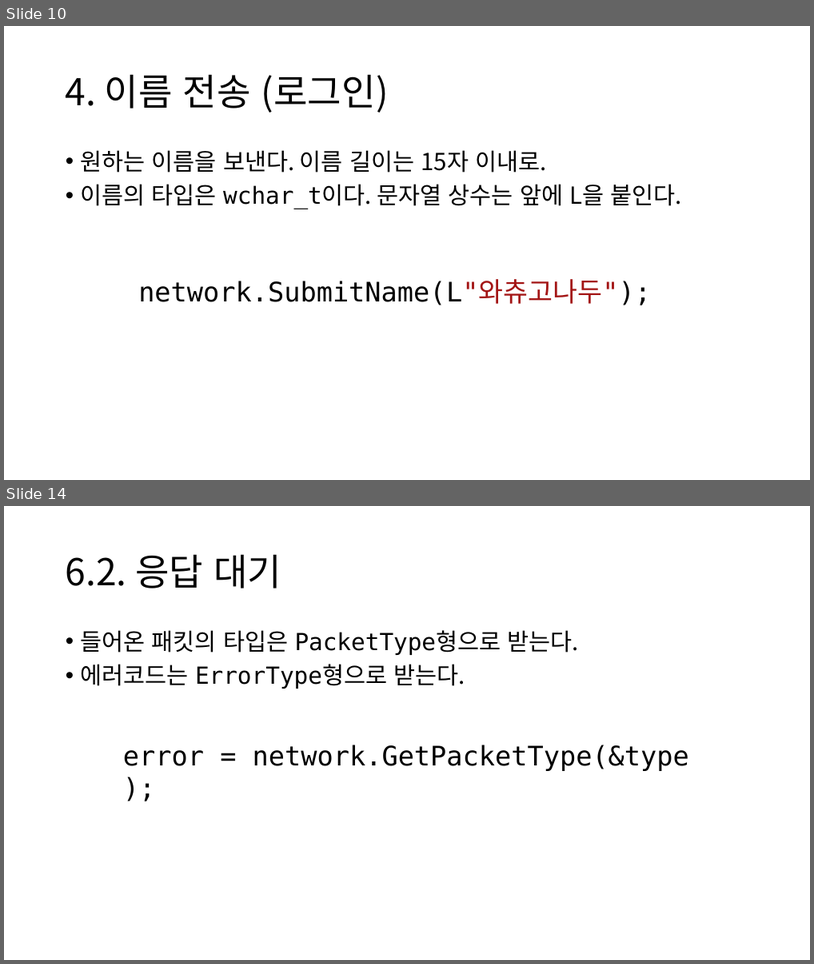
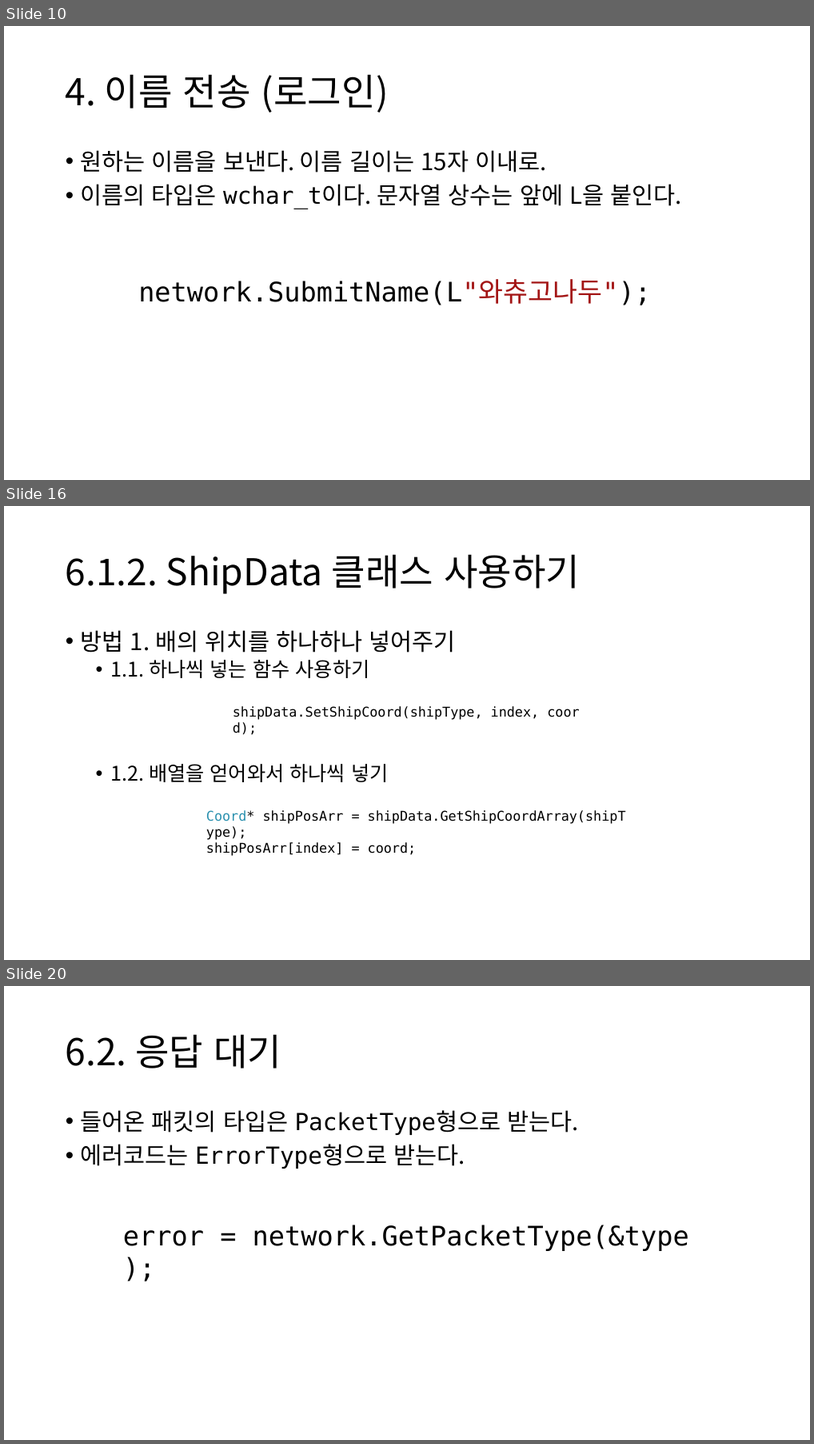
Before and after one commit to namse/BGNL, a slide deck: BGNL사용법설명.pptx. Shown one above the other, each under a label of ours: slides 10 and 14 before the commit, slides 10, 16 and 20 after it; the slides between them are not shown. The pictures are 814x964 and 814x1444 pixels, drawn with LibreOffice and Linux fonts; fonts in the diff are those of the drawing. Boxes give left, top, right and bottom in pixels: in the first picture for what was removed or moved away, otherwise in the second. Text is boxed around its words. In the diff, an @@ line names an element or a change of style, - is before the commit and + after.

```diff
--- a/BGNL사용법설명.pptx
+++ b/BGNL사용법설명.pptx
@@ slide 16 added at [4, 506, 810, 960], background #FFFFFF @@
@@ title added at [66, 554, 580, 594], 44 pt, text #000000 @@
+6.1.2. ShipData 클래스 사용하기
@@ text added at [81, 630, 456, 782], 24 pt, text #000000 @@
+• 방법 1. 배의 위치를 하나하나 넣어주기
+  • 1.1. 하나씩 넣는 함수 사용하기
+  • 1.2. 배열을 얻어와서 하나씩 넣기
@@ text added at [206, 706, 540, 821], 16 pt, text #000000 @@
+shipData.SetShipCoord(shipType, index, coord);
@@ text added at [206, 810, 626, 856], 16 pt, text #000000 @@
+Coord* shipPosArr = shipData.GetShipCoordArray(shipType);
+shipPosArr[index] = coord;
@@ what was slide 14 is now slide 20 @@
```
Also in this commit, not shown: 6 slides changed, 7 other slides added, 2 slides removed, 5 other files.
